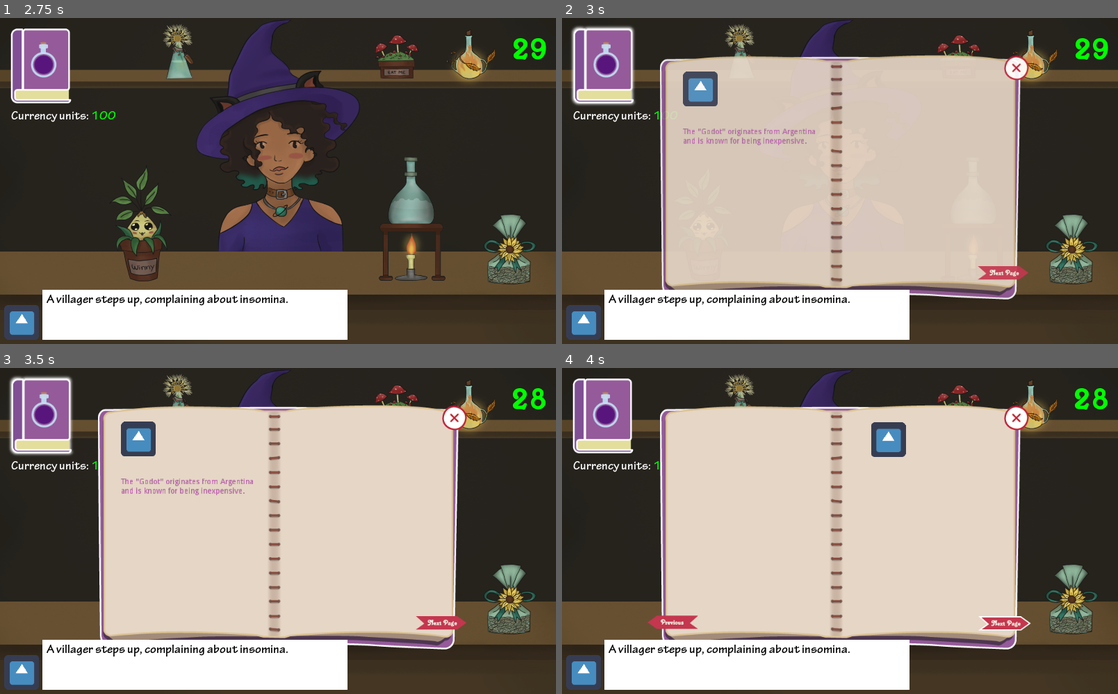
Above: before the commit, frames 1-4 (two rows, left to right).
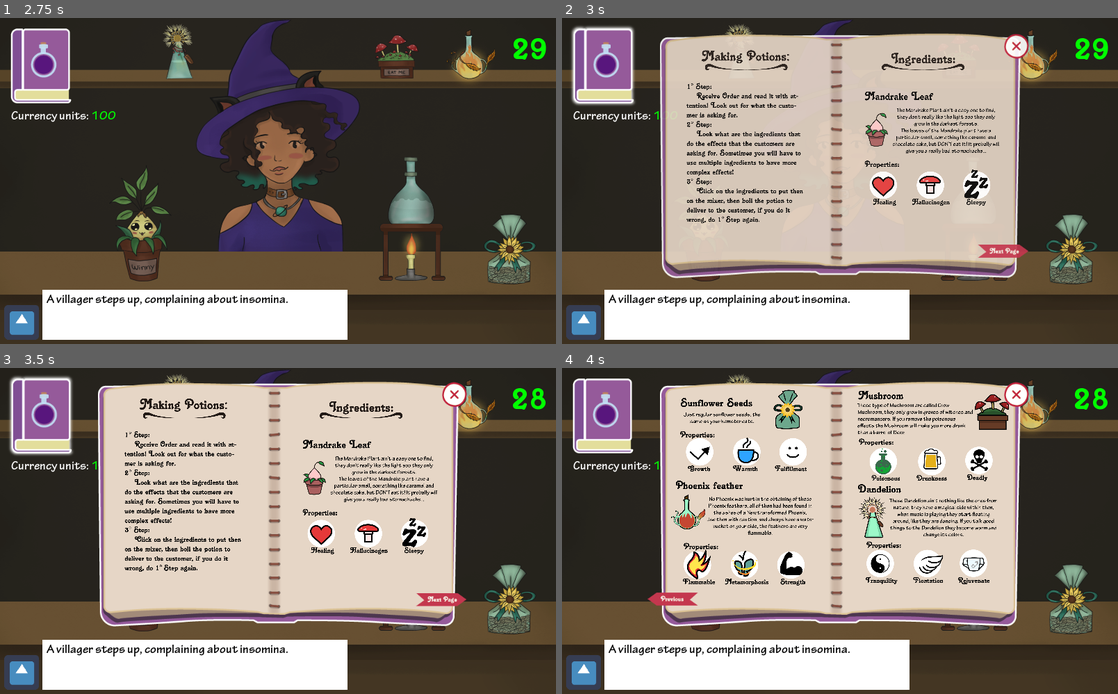
Above: after the commit, the same moments.

Repository: organicpencil/godot-wild-3
Game: Godot game, scene res://start.tscn
Two runs of this game, one before a commit and one after it. Both use one fixed random seed, a clock stepped at 60 frames per second and the inputs below. The engine's default icon, where the game draws it, is replaced by a stand-in: a white triangle on a blue panel in a dark square.
Inputs (mouse positions are in pixels of both pictures, inside the frame that each line leads up to; where the layout moved, square brackets give the same spot in the first picture):
- Up to frame 1 (2.75 s): click (177, 50) at 0.52 s; click "Begin" at 1.25 s; click "Next customer" at 2 s
- Up to frame 2 (3 s): click (600, 66) at 2.75 s
- Up to frame 3 (3.5 s): no input
- Up to frame 4 (4 s): click (1001, 599) [1001, 622] at 3.5 s

Frame 1 is identical in both runs. In frame 2, 17% of the frame differs, in the area x 17-84%, y 4-87%; in frame 3, 18%; in frame 4, 21%, in the area x 15-85%, y 4-87%.

Commit message:
Adding finished book

Diff:
--- a/project/shop/book.tscn
+++ b/project/shop/book.tscn
@@ -1,17 +1,20 @@
-[gd_scene load_steps=14 format=2]
+[gd_scene load_steps=17 format=2]
 
 [ext_resource path="res://shop/book.png" type="Texture" id=1]
 [ext_resource path="res://shop/book.gd" type="Script" id=2]
-[ext_resource path="res://icon.png" type="Texture" id=3]
-[ext_resource path="res://shop/book2.png" type="Texture" id=4]
-[ext_resource path="res://shop/book3.png" type="Texture" id=5]
-[ext_resource path="res://audio/clicker.tscn" type="PackedScene" id=6]
-[ext_resource path="res://audio/Hard_Click_Close_Book.wav" type="AudioStream" id=7]
-[ext_resource path="res://shop/previous.png" type="Texture" id=8]
-[ext_resource path="res://shop/previous2.png" type="Texture" id=9]
-[ext_resource path="res://audio/Page_turn.wav" type="AudioStream" id=10]
-[ext_resource path="res://shop/next.png" type="Texture" id=11]
-[ext_resource path="res://shop/next2.png" type="Texture" id=12]
+[ext_resource path="res://shop/book-01.png" type="Texture" id=3]
+[ext_resource path="res://shop/book-02.png" type="Texture" id=4]
+[ext_resource path="res://shop/book-03.png" type="Texture" id=5]
+[ext_resource path="res://shop/book-04.png" type="Texture" id=6]
+[ext_resource path="res://shop/book2.png" type="Texture" id=7]
+[ext_resource path="res://shop/book3.png" type="Texture" id=8]
+[ext_resource path="res://audio/clicker.tscn" type="PackedScene" id=9]
+[ext_resource path="res://audio/Hard_Click_Close_Book.wav" type="AudioStream" id=10]
+[ext_resource path="res://shop/previous.png" type="Texture" id=11]
+[ext_resource path="res://shop/previous2.png" type="Texture" id=12]
+[ext_resource path="res://audio/Page_turn.wav" type="AudioStream" id=13]
+[ext_resource path="res://shop/next.png" type="Texture" id=14]
+[ext_resource path="res://shop/next2.png" type="Texture" id=15]
 
 [sub_resource type="Animation" id=1]
 
@@ -31,6 +34,18 @@
 "update": 0,
 "values": [ Color( 1, 1, 1, 1 ), Color( 1, 1, 1, 0 ) ]
 }
+tracks/1/type = "value"
+tracks/1/path = NodePath(".:rect_position")
+tracks/1/interp = 1
+tracks/1/loop_wrap = true
+tracks/1/imported = false
+tracks/1/enabled = true
+tracks/1/keys = {
+"times": PoolRealArray( 0, 0.2 ),
+"transitions": PoolRealArray( 1, 1 ),
+"update": 0,
+"values": [ Vector2( 180, 0 ), Vector2( 180, 32 ) ]
+}
 
 [node name="Book" type="TextureRect"]
 anchor_left = 0.5
@@ -53,12 +68,11 @@
 [node name="page1" type="Container" parent="."]
 anchor_left = 0.0
 anchor_top = 0.0
-anchor_right = 0.0
-anchor_bottom = 0.0
-margin_left = 43.0
-margin_top = 56.0
-margin_right = 277.0
-margin_bottom = 422.0
+anchor_right = 1.0
+anchor_bottom = 1.0
+margin_top = 20.0
+margin_bottom = 20.0
+rect_scale = Vector2( 0.25, 0.25 )
 rect_pivot_offset = Vector2( 0, 0 )
 rect_clip_content = false
 mouse_filter = 0
@@ -82,38 +96,32 @@
 texture = ExtResource( 3 )
 stretch_mode = 0
 
-[node name="Label" type="Label" parent="page1"]
-modulate = Color( 0.756863, 0.262745, 0.72549, 1 )
-anchor_left = 0.0
-anchor_top = 0.0
-anchor_right = 0.0
-anchor_bottom = 0.0
-margin_top = 104.0
-margin_right = 67.0
-margin_bottom = 118.0
-rect_pivot_offset = Vector2( 0, 0 )
-rect_clip_content = false
-mouse_filter = 2
-mouse_default_cursor_shape = 0
-size_flags_horizontal = 1
-size_flags_vertical = 4
-text = "The \"Godot\" originates from Argentina
-and is known for being inexpensive."
-percent_visible = 1.0
-lines_skipped = 0
-max_lines_visible = -1
+[node name="TextureRect2" type="TextureRect" parent="page1"]
+anchor_left = 0.0
+anchor_top = 0.0
+anchor_right = 0.0
+anchor_bottom = 0.0
+margin_left = 1350.0
+margin_right = 2625.0
+margin_bottom = 1650.0
+rect_pivot_offset = Vector2( 0, 0 )
+rect_clip_content = false
+mouse_filter = 1
+mouse_default_cursor_shape = 0
+size_flags_horizontal = 1
+size_flags_vertical = 1
+texture = ExtResource( 4 )
+stretch_mode = 0
 
 [node name="page2" type="Container" parent="."]
-editor/display_folded = true
 visible = false
 anchor_left = 0.0
 anchor_top = 0.0
-anchor_right = 0.0
-anchor_bottom = 0.0
-margin_left = 389.0
-margin_top = 57.0
-margin_right = 623.0
-margin_bottom = 423.0
+anchor_right = 1.0
+anchor_bottom = 1.0
+margin_top = 20.0
+margin_bottom = 20.0
+rect_scale = Vector2( 0.25, 0.25 )
 rect_pivot_offset = Vector2( 0, 0 )
 rect_clip_content = false
 mouse_filter = 0
@@ -134,77 +142,24 @@
 mouse_default_cursor_shape = 0
 size_flags_horizontal = 1
 size_flags_vertical = 1
-texture = ExtResource( 3 )
-stretch_mode = 0
-
-[node name="page3" type="Container" parent="."]
-editor/display_folded = true
-visible = false
-anchor_left = 0.0
-anchor_top = 0.0
-anchor_right = 0.0
-anchor_bottom = 0.0
-margin_left = 43.0
-margin_top = 56.0
-margin_right = 277.0
-margin_bottom = 422.0
-rect_pivot_offset = Vector2( 0, 0 )
-rect_clip_content = false
-mouse_filter = 0
-mouse_default_cursor_shape = 0
-size_flags_horizontal = 1
-size_flags_vertical = 1
-
-[node name="TextureRect" type="TextureRect" parent="page3"]
-modulate = Color( 1, 0.337255, 0.337255, 1 )
-anchor_left = 0.0
-anchor_top = 0.0
-anchor_right = 0.0
-anchor_bottom = 0.0
-margin_right = 40.0
-margin_bottom = 40.0
-rect_pivot_offset = Vector2( 0, 0 )
-rect_clip_content = false
-mouse_filter = 1
-mouse_default_cursor_shape = 0
-size_flags_horizontal = 1
-size_flags_vertical = 1
-texture = ExtResource( 3 )
-stretch_mode = 0
-
-[node name="page4" type="Container" parent="."]
-editor/display_folded = true
-visible = false
-anchor_left = 0.0
-anchor_top = 0.0
-anchor_right = 0.0
-anchor_bottom = 0.0
-margin_left = 389.0
-margin_top = 57.0
-margin_right = 623.0
-margin_bottom = 423.0
-rect_pivot_offset = Vector2( 0, 0 )
-rect_clip_content = false
-mouse_filter = 0
-mouse_default_cursor_shape = 0
-size_flags_horizontal = 1
-size_flags_vertical = 1
-
-[node name="TextureRect" type="TextureRect" parent="page4"]
-modulate = Color( 1, 0.356863, 0.356863, 1 )
-anchor_left = 0.0
-anchor_top = 0.0
-anchor_right = 0.0
-anchor_bottom = 0.0
-margin_right = 40.0
-margin_bottom = 40.0
-rect_pivot_offset = Vector2( 0, 0 )
-rect_clip_content = false
-mouse_filter = 1
-mouse_default_cursor_shape = 0
-size_flags_horizontal = 1
-size_flags_vertical = 1
-texture = ExtResource( 3 )
+texture = ExtResource( 5 )
+stretch_mode = 0
+
+[node name="TextureRect2" type="TextureRect" parent="page2"]
+anchor_left = 0.0
+anchor_top = 0.0
+anchor_right = 0.0
+anchor_bottom = 0.0
+margin_left = 1350.0
+margin_right = 2625.0
+margin_bottom = 1650.0
+rect_pivot_offset = Vector2( 0, 0 )
+rect_clip_content = false
+mouse_filter = 1
+mouse_default_cursor_shape = 0
+size_flags_horizontal = 1
+size_flags_vertical = 1
+texture = ExtResource( 6 )
 stretch_mode = 0
 
 [node name="closeBtn" type="TextureButton" parent="."]
@@ -244,34 +199,6 @@
 margin_top = -74.0
 margin_right = 71.0
 margin_bottom = -49.0
-rect_pivot_offset = Vector2( 0, 0 )
-rect_clip_content = false
-focus_mode = 2
-mouse_filter = 0
-mouse_default_cursor_shape = 0
-size_flags_horizontal = 1
-size_flags_vertical = 1
-toggle_mode = false
-enabled_focus_mode = 2
-shortcut = null
-group = null
-texture_normal = ExtResource( 8 )
-texture_hover = ExtResource( 9 )
-stretch_mode = 3
-
-[node name="Clicker" parent="prevBtn" instance=ExtResource( 6 )]
-stream = ExtResource( 10 )
-volume_db = -5.0
-
-[node name="nextBtn" type="TextureButton" parent="."]
-anchor_left = 1.0
-anchor_top = 1.0
-anchor_right = 1.0
-anchor_bottom = 1.0
-margin_left = -79.0
-margin_top = -73.0
-margin_right = 14.0
-margin_bottom = -48.0
 rect_pivot_offset = Vector2( 0, 0 )
 rect_clip_content = false
 focus_mode = 2
@@ -287,8 +214,36 @@
 texture_hover = ExtResource( 12 )
 stretch_mode = 3
 
-[node name="Clicker" parent="nextBtn" instance=ExtResource( 6 )]
-stream = ExtResource( 10 )
+[node name="Clicker" parent="prevBtn" instance=ExtResource( 9 )]
+stream = ExtResource( 13 )
+volume_db = -5.0
+
+[node name="nextBtn" type="TextureButton" parent="."]
+anchor_left = 1.0
+anchor_top = 1.0
+anchor_right = 1.0
+anchor_bottom = 1.0
+margin_left = -79.0
+margin_top = -73.0
+margin_right = 14.0
+margin_bottom = -48.0
+rect_pivot_offset = Vector2( 0, 0 )
+rect_clip_content = false
+focus_mode = 2
+mouse_filter = 0
+mouse_default_cursor_shape = 0
+size_flags_horizontal = 1
+size_flags_vertical = 1
+toggle_mode = false
+enabled_focus_mode = 2
+shortcut = null
+group = null
+texture_normal = ExtResource( 14 )
+texture_hover = ExtResource( 15 )
+stretch_mode = 3
+
+[node name="Clicker" parent="nextBtn" instance=ExtResource( 9 )]
+stream = ExtResource( 13 )
 volume_db = -5.0
 
 [node name="AnimationPlayer" type="AnimationPlayer" parent="."]
Binary file added: project/shop/book-01.png
Not shown, added: project/shop/book-01.png.import
Binary file added: project/shop/book-02.png
Not shown, added: project/shop/book-02.png.import
Binary file added: project/shop/book-03.png
Not shown, added: project/shop/book-03.png.import
Binary file added: project/shop/book-04.png
Not shown, added: project/shop/book-04.png.import
Not shown: 1 places in project/shop/book.tscn that only renumber resources
